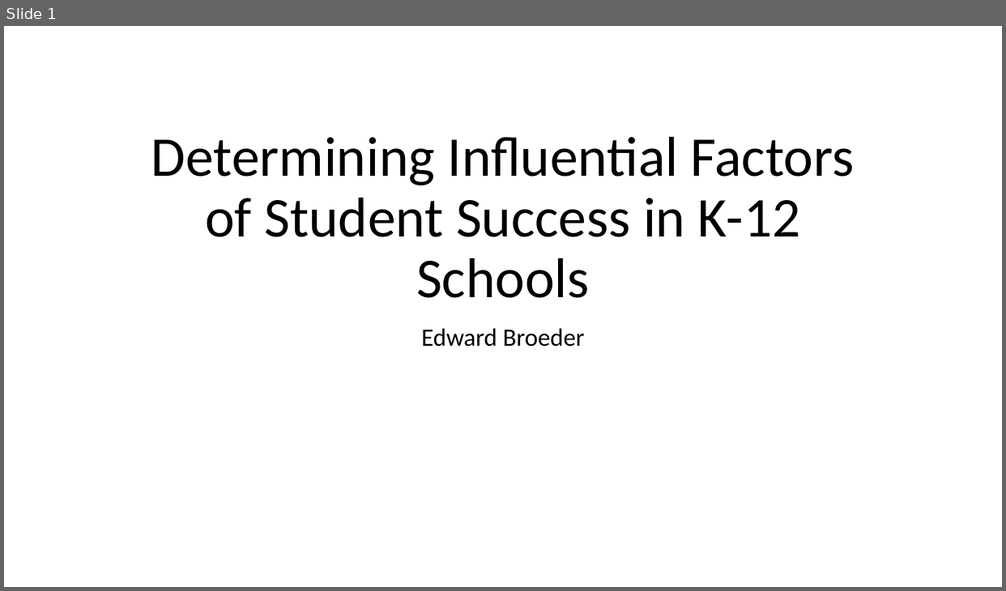
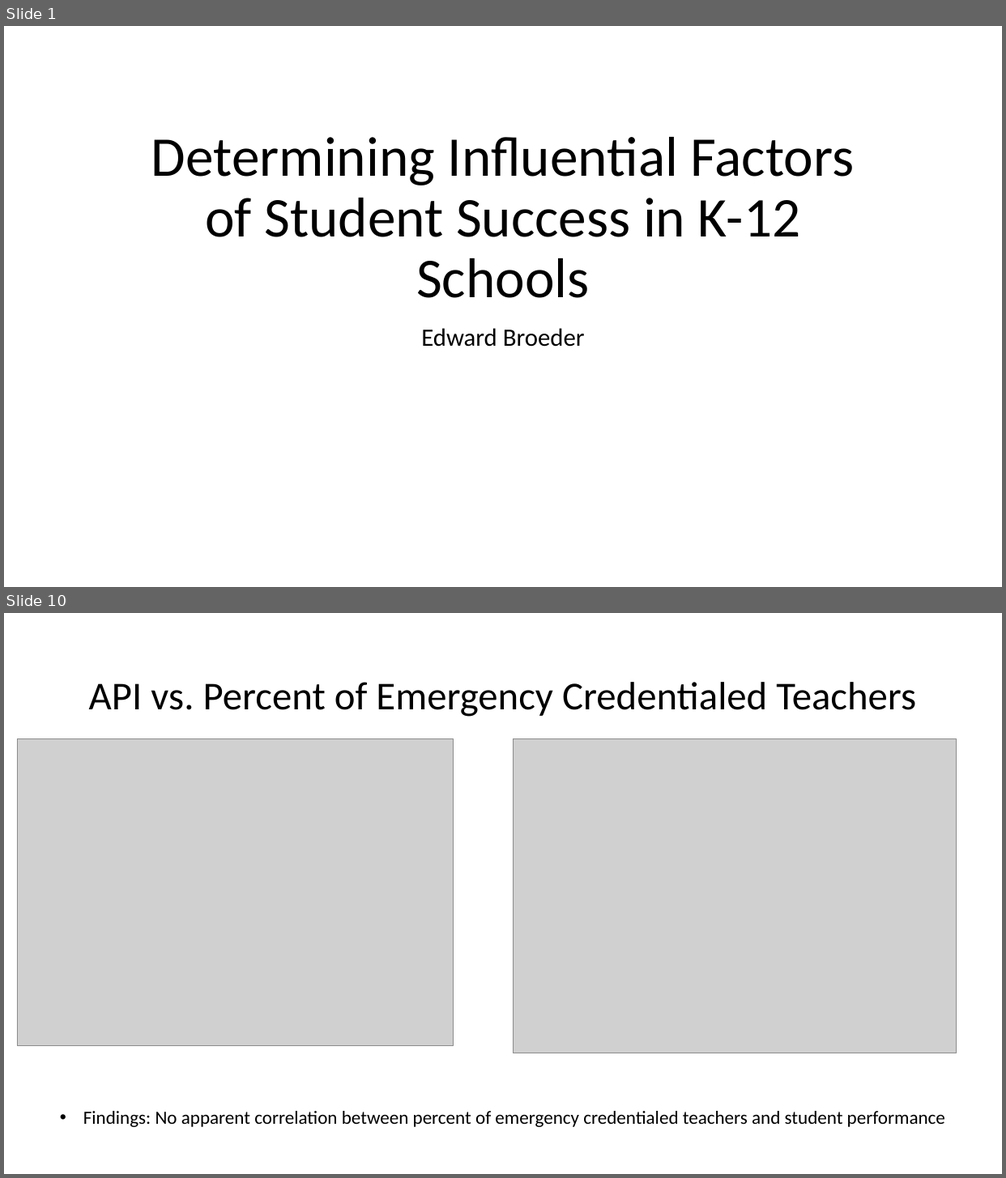
Before and after one commit to eddiebroeder/CS185C_Project, a slide deck: Determining Influential Factors of Student Success.pptx. Shown one above the other, each under a label of ours: slide 1 before the commit, slides 1 and 10 after it; the slides between them are not shown. The pictures are 1006x591 and 1006x1178 pixels, drawn with LibreOffice and Linux fonts; fonts in the diff are those of the drawing; grey boxes stand for pictures. Boxes give left, top, right and bottom in pixels: in the first picture for what was removed or moved away, otherwise in the second. Text is boxed around its words. In the diff, an @@ line names an element or a change of style, - is before the commit and + after.

```diff
--- a/Determining Influential Factors of Student Success.pptx
+++ b/Determining Influential Factors of Student Success.pptx
@@ slide 10 added at [4,613,1002,1174], background #FFFFFF @@
@@ title added at [89,682,916,717], 38 pt, text #000000 @@
+API vs. Percent of Emergency Credentialed Teachers
@@ picture added at [18,739,454,1046] @@
@@ picture added at [513,739,957,1054] @@
@@ text added at [83,1111,945,1127], 18 pt, text #000000 @@
+• Findings: No apparent correlation between percent of emergency credentialed teachers and student performance
```
Also in this commit, not shown: 3 slides changed, 10 other slides added, 2 slides removed.
